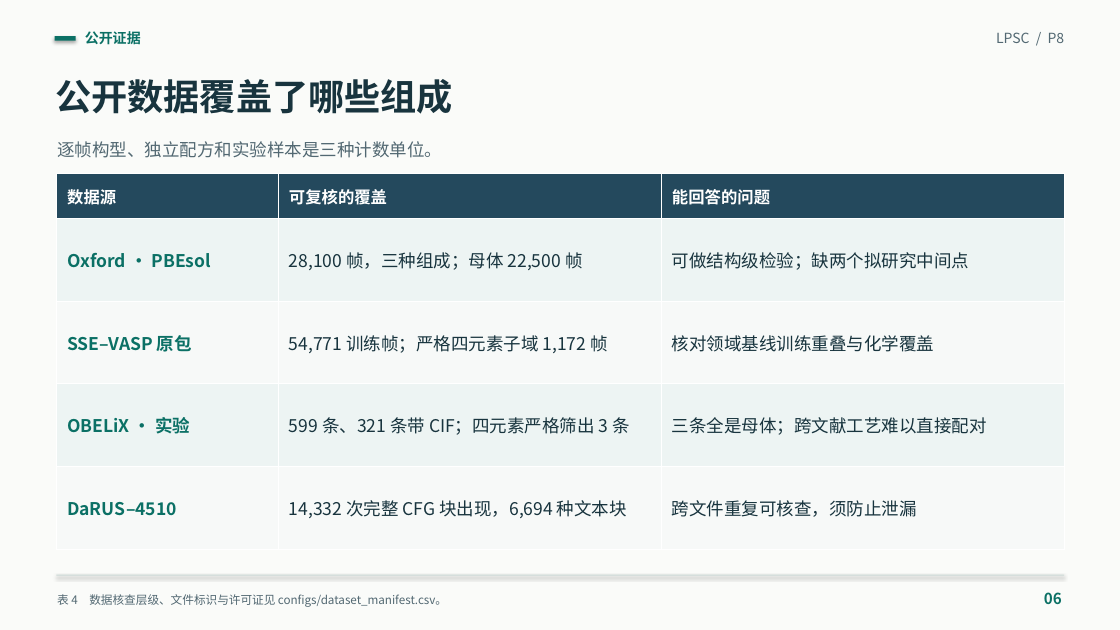
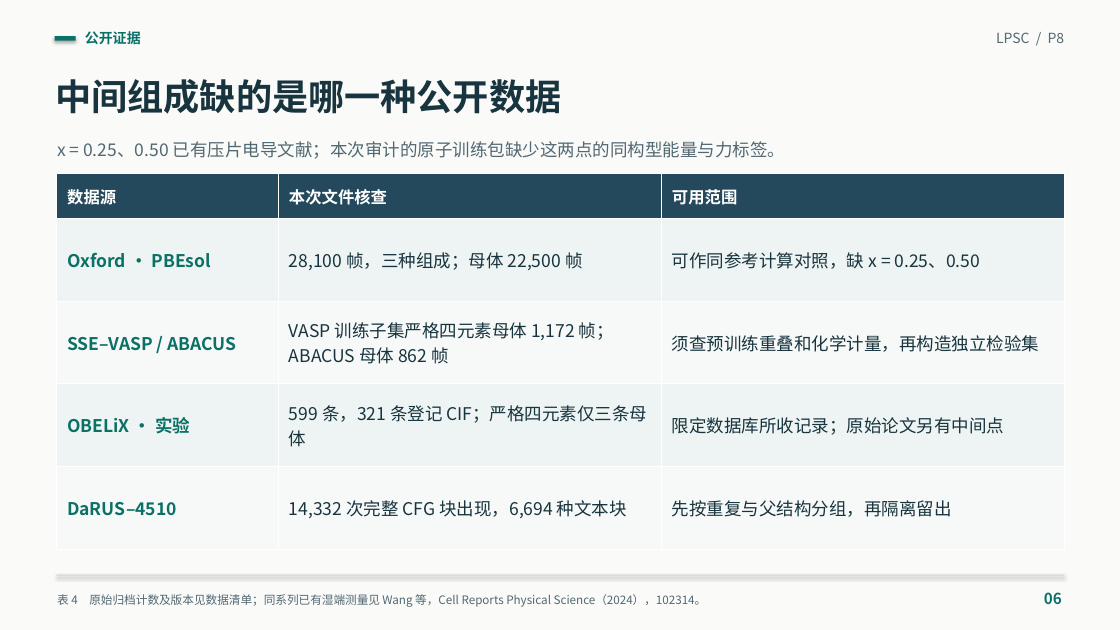
Before and after one commit to Hank-Zhang166/LPSC_Zhanghx, a slide deck: slide 6 of paper/汇报版开题报告_P8.pptx. Drawn at 1120x630 pixels with LibreOffice and Linux fonts; fonts in the diff are those of the drawing. Boxes give left, top, right and bottom in pixels: in the first picture for what was removed or moved away, otherwise in the second. Text is boxed around its words. In the diff, an @@ line names an element or a change of style, - is before the commit and + after.

```diff
--- a/paper/汇报版开题报告_P8.pptx
+++ b/paper/汇报版开题报告_P8.pptx
@@ text at (55, 79, 561, 114): text changed @@
-公开数据覆盖了哪些组成
+中间组成缺的是哪一种公开数据
@@ text at (57, 141, 785, 159): text changed @@
-逐帧构型、独立配方和实验样本是三种计数单位。
+x = 0.25、0.50 已有压片电导文献；本次审计的原子训练包缺少这两点的同构型能量与力标签。
@@ table at (56, 174, 1065, 549) @@
-row 1, column 2: 可复核的覆盖
+row 1, column 2: 本次文件核查
-row 1, column 3: 能回答的问题
+row 1, column 3: 可用范围
-row 2, column 3: 可做结构级检验；缺两个拟研究中间点
+row 2, column 3: 可作同参考计算对照，缺 x = 0.25、0.50
-row 3: SSE–VASP 原包 | 54,771 训练帧；严格四元素子域 1,172 帧 | 核对领域基线训练重叠与化学覆盖
+row 3: SSE–VASP / ABACUS | VASP 训练子集严格四元素母体 1,172 帧；ABACUS 母体 862 帧 | 须查预训练重叠和化学计量，再构造独立检验集
-row 4, column 2: 599 条、321 条带 CIF；四元素严格筛出 3 条
+row 4, column 2: 599 条，321 条登记 CIF；严格四元素仅三条母体
-row 4, column 3: 三条全是母体；跨文献工艺难以直接配对
+row 4, column 3: 限定数据库所收记录；原始论文另有中间点
-row 5, column 3: 跨文件重复可核查，须防止泄漏
+row 5, column 3: 先按重复与父结构分组，再隔离留出
@@ text at (57, 594, 707, 607): text changed @@
-表 4 数据核查层级、文件标识与许可证见 configs/dataset_manifest.csv。
+表 4 原始归档计数及版本见数据清单；同系列已有湿端测量见 Wang 等，Cell Reports Physical Science（2024），102314。
```
Also in this commit, not shown: 3 other slides changed, 31 other files.
